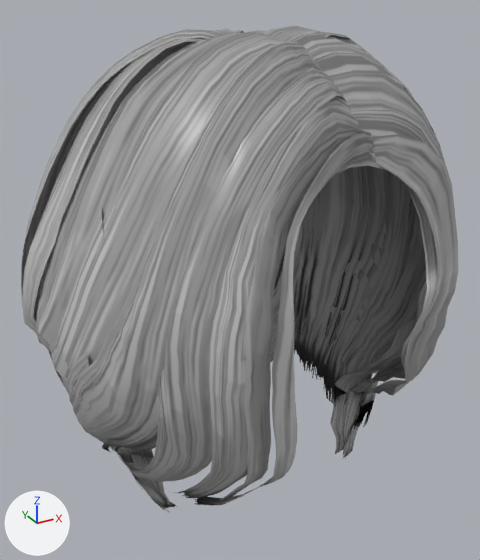
What one commit did to the glTF model public/models/daz_hair_sport_ponytail.glb.
The view is the same before and after, from a 50 mm lens placed at (-0.17, -0.292, 0.154), pointed at (-0.004, 0.011, 0.002). Every picture has the same lights, and +X, +Y and +Z are marked at lower left. The older version comes first. Vertices at exactly the same position are counted once.

The first picture shows 'daz_hair_sport_ponytail'.
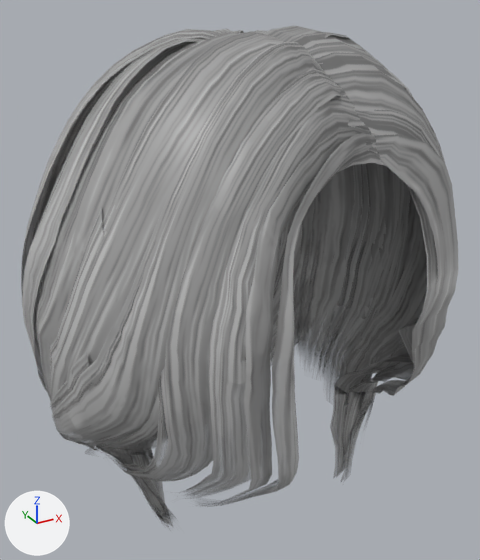
What the commit changed:
Material 'daz_hair_sport_ponytail_Mat' (mat_daz_hair_sport_ponytail_mat_1) is new.
Its texture is img_image_0 (with its transparency).
Its roughness is 0.46.
me_daz_hair_sport_ponytail is used by ob_daz_hair_sport_ponytail; location (0.0, 0.0, 0.0).
me_daz_hair_sport_ponytail had 5177 vertices, 7521 faces and spanned x -0.116..0.109, y -0.11..0.128, z -0.115..0.137.
me_daz_hair_sport_ponytail now has 5177 vertices, 7521 faces and spans x -0.118..0.112, y -0.11..0.128, z -0.136..0.137.
me_daz_hair_sport_ponytail part 1: 1210 of 5177 vertices moved; they spanned x -0.11..0.062, y -0.102..0.127, z -0.114..-0.004 and now span x -0.118..0.062, y -0.103..0.128, z -0.133..-0.005; mean shift (-0.002, 0.001, -0.002); largest move (-0.025, 0.085, -0.114) -> (-0.025, 0.085, -0.133).
me_daz_hair_sport_ponytail part 2: 343 of 5177 vertices moved; they spanned x 0.045..0.105, y -0.03..0.085, z -0.115..-0.02 and now span x 0.045..0.112, y -0.03..0.085, z -0.136..-0.02; mean shift (0.002, 0.0, -0.003); largest move (0.048, -0.03, -0.115) -> (0.048, -0.03, -0.136).
me_daz_hair_sport_ponytail part 3: 92 of 5177 vertices moved; they spanned x -0.039..0.061, y -0.096..-0.022, z -0.041..0.124 and now span x -0.04..0.062, y -0.097..-0.023, z -0.041..0.126; mean shift (0.0, -0.002, 0.001); largest move (0.041, -0.068, -0.015) -> (0.047, -0.079, -0.02).
me_daz_hair_sport_ponytail part 4: 7521 faces spanning x -0.118..0.112, y -0.11..0.128, z -0.136..0.137 switch from mat_daz_hair_sport_ponytail_mat to mat_daz_hair_sport_ponytail_mat_1 (picture img_image_0).
Other edits to the shape of me_daz_hair_sport_ponytail do not show in these pictures.

Location of each change, (x1, y1, x2, y2) in pixels of the pictures (480 x 560 px; the box of a moved part takes in the faces that stretch with it):
'daz_hair_sport_ponytail', reshaped
    before: (21, 25, 459, 513)
    after: (21, 25, 459, 527)
part 1 of me_daz_hair_sport_ponytail, moved or reshaped
    before: (25, 306, 297, 513)
    after: (25, 306, 299, 527)
part 2 of me_daz_hair_sport_ponytail, moved or reshaped
    before: (294, 237, 401, 459)
    after: (294, 237, 401, 482)
part 3 of me_daz_hair_sport_ponytail, moved or reshaped
    before: (286, 36, 445, 395)
    after: (286, 36, 445, 396)
part 4 of me_daz_hair_sport_ponytail, edited (looks the same)
    both: (21, 25, 459, 509)
